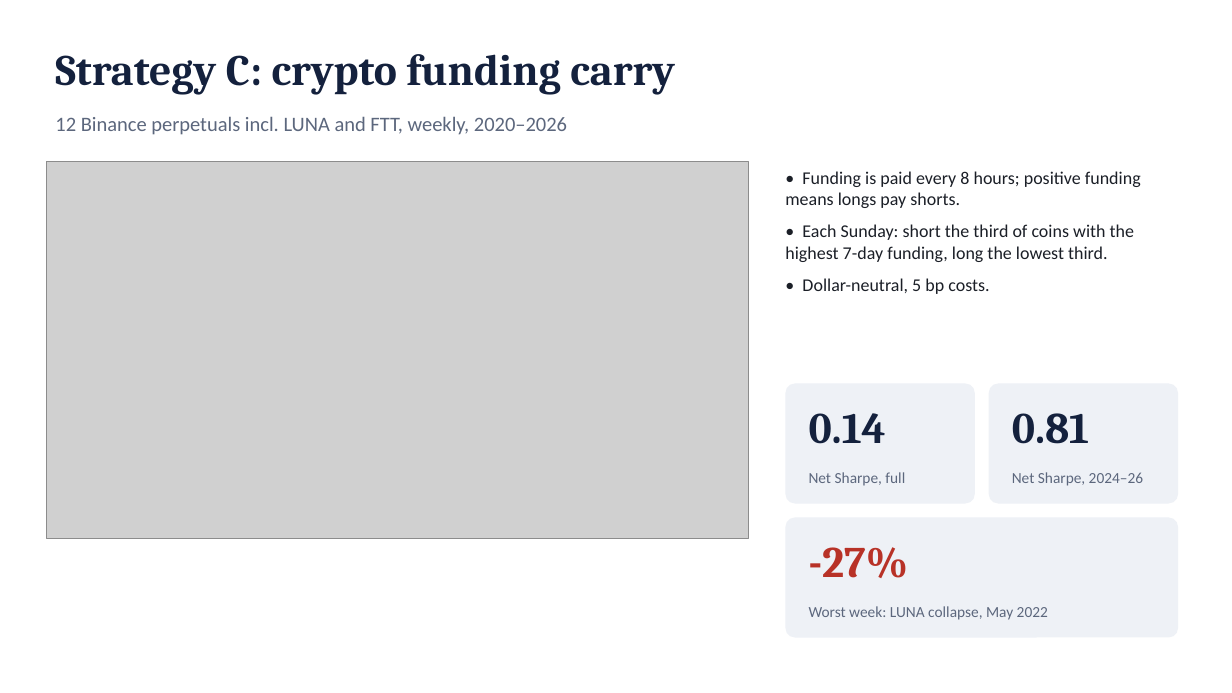
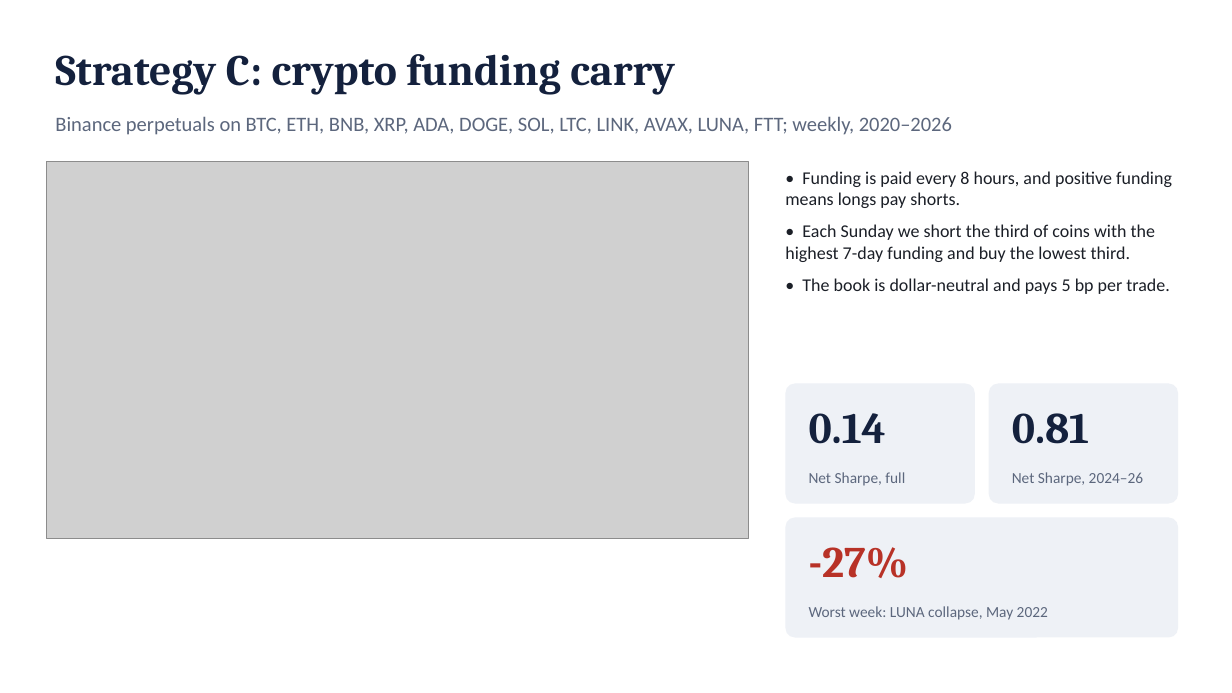
Before and after one commit to rezazamani2329/currency-crypto-carry, a slide deck: slide 7 of slides/presentation_10min.pptx. Drawn at 1232x693 pixels with LibreOffice and Linux fonts; fonts in the diff are those of the drawing; grey boxes stand for pictures. Boxes give left, top, right and bottom in pixels: in the first picture for what was removed or moved away, otherwise in the second. Text is boxed around its words. In the diff, an @@ line names an element or a change of style, - is before the commit and + after.

```diff
--- a/slides/presentation_10min.pptx
+++ b/slides/presentation_10min.pptx
@@ text at box(55, 116, 952, 135): text changed @@
-12 Binance perpetuals incl. LUNA and FTT, weekly, 2020–2026
+Binance perpetuals on BTC, ETH, BNB, XRP, ADA, DOGE, SOL, LTC, LINK, AVAX, LUNA, FTT; weekly, 2020–2026
@@ text at box(785, 171, 1172, 294): text changed @@
-• Funding is paid every 8 hours; positive funding means longs pay shorts.
-• Each Sunday: short the third of coins with the highest 7-day funding, long the lowest third.
-• Dollar-neutral, 5 bp costs.
+• Funding is paid every 8 hours, and positive funding means longs pay shorts.
+• Each Sunday we short the third of coins with the highest 7-day funding and buy the lowest third.
+• The book is dollar-neutral and pays 5 bp per trade.
```
Also in this commit, not shown: 6 other slides changed, 4 other files.
